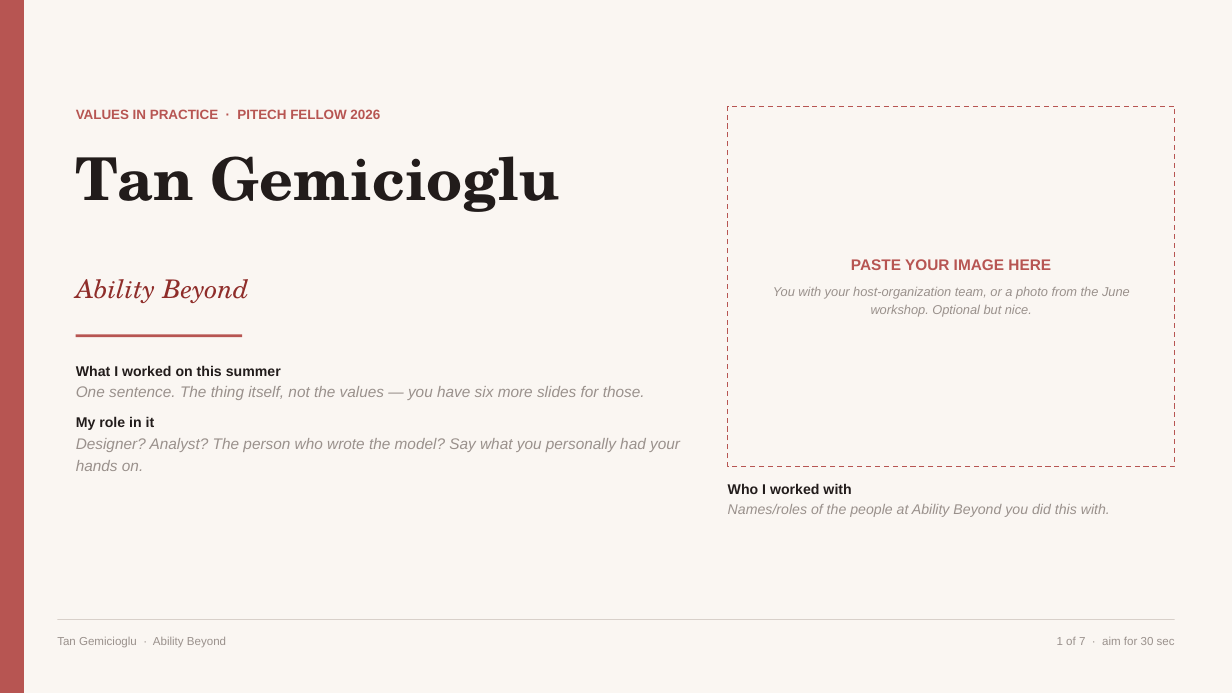
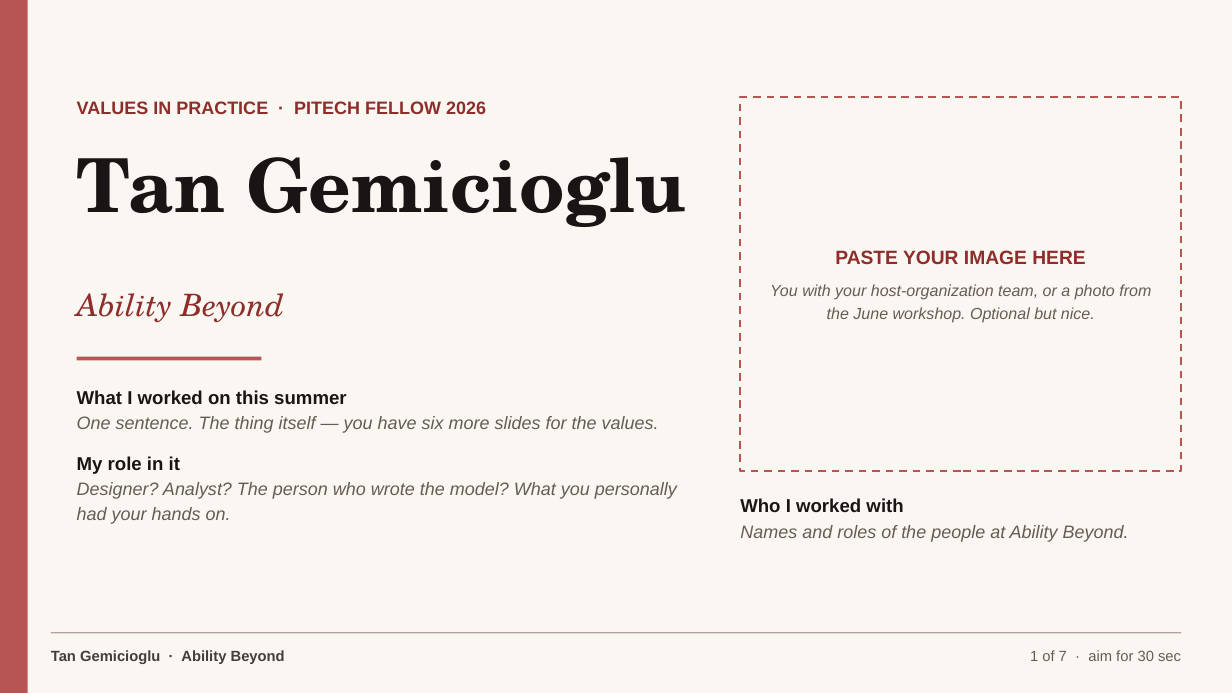
Before and after one commit to PiTechEthics/pitechethics.github.io, a slide deck: slide 55 of output/pptx/2026-VAP-Fellow-Final-Presentation-Template.pptx. Drawn at 1232x693 pixels with LibreOffice and Linux fonts; fonts in the diff are those of the drawing. Boxes give left, top, right and bottom in pixels: in the first picture for what was removed or moved away, otherwise in the second. Text is boxed around its words. In the diff, an @@ line names an element or a change of style, - is before the commit and + after.

```diff
--- a/output/pptx/2026-VAP-Fellow-Final-Presentation-Template.pptx
+++ b/output/pptx/2026-VAP-Fellow-Final-Presentation-Template.pptx
@@ rectangle: place and size @@
-rectangle at [0, 0, 24, 693]
+rectangle at [0, 0, 28, 693]
@@ text "VALUES IN PRACTICE · PITECH ...": place and size @@
-text "VALUES IN PRACTICE · PITECH ..." at [76, 109, 380, 119]
+text "VALUES IN PRACTICE · PITECH ..." at [77, 101, 486, 114]
@@ text "VALUES IN PRACTICE · PITECH ..." at [77, 101, 486, 114]: size 10.5 to 14 pt, text colour #B75552 to #8F2D2A @@
@@ rectangle: place and size @@
-rectangle at [728, 106, 1176, 467]
+rectangle at [740, 97, 1181, 471]
@@ rectangle at [740, 97, 1181, 471]: outline #B75552 1 pt dashed to #B75552 1.5 pt dashed @@
@@ text "Tan Gemicioglu" at [77, 157, 687, 227]: size 46 to 58 pt, text colour #221C1B to #1A1514 @@
@@ text "PASTE YOUR IMAGE HERE": place and size @@
-text "PASTE YOUR IMAGE HERE" at [773, 259, 1130, 317]
+text "PASTE YOUR IMAGE HERE" at [770, 250, 1151, 323]
@@ text "PASTE YOUR IMAGE HERE" at [770, 250, 1151, 323]: size 12 to 15 pt, text colour #B75552 to #8F2D2A in "PASTE YOUR IMAGE HERE"; size 10 to 12.5 pt, text colour #9A918C to #665C57 in "You with your host-organization team, or a ..."; more space between paragraphs @@
@@ text "Ability Beyond": place and size @@
-text "Ability Beyond" at [76, 279, 249, 303]
+text "Ability Beyond" at [77, 293, 284, 322]
@@ text "Ability Beyond" at [77, 293, 284, 322]: size 20 to 24 pt @@
@@ rectangle: place and size @@
-rectangle at [76, 335, 242, 337]
+rectangle at [77, 357, 262, 360]
@@ text "What I worked on this ...": place and size @@
-text "What I worked on this ..." at [76, 365, 680, 471]
+text "What I worked on this ..." at [77, 390, 677, 524]
@@ text at [77, 416, 659, 433]: text changed; size 12 to 14 pt; text colour #9A918C to #665C57 @@
-One sentence. The thing itself, not the values — you have six more slides for those.
+One sentence. The thing itself — you have six more slides for the values.
@@ text at [77, 390, 346, 474]: size 11 to 14.5 pt, text colour #221C1B to #1A1514 in "What I worked on this summer", "My role in it" @@
@@ text at [77, 482, 677, 524]: text changed; size 12 to 14 pt; text colour #9A918C to #665C57 @@
-Designer? Analyst? The person who wrote the model? Say what you personally had your hands on.
+Designer? Analyst? The person who wrote the model? What you personally had your hands on.
@@ text at [740, 498, 903, 512]: size 11 to 14.5 pt, text colour #221C1B to #1A1514 in "Who I worked with" @@
@@ text "Who I worked with": place and size @@
-text "Who I worked with" at [728, 483, 1110, 517]
+text "Who I worked with" at [740, 498, 1129, 542]
@@ text at [740, 525, 1129, 542]: text changed; size 11 to 14 pt; text colour #9A918C to #665C57 @@
-Names/roles of the people at Ability Beyond you did this with.
+Names and roles of the people at Ability Beyond.
@@ text "Tan Gemicioglu · Ability Beyond": place and size @@
-text "Tan Gemicioglu · Ability Beyond" at [57, 637, 226, 647]
+text "Tan Gemicioglu · Ability Beyond" at [51, 650, 285, 664]
@@ text "Tan Gemicioglu · Ability Beyond" at [51, 650, 285, 664]: size 9 to 11.5 pt, text colour #9A918C to #453D3A, bold on @@
@@ rectangle: place and size @@
-rectangle at [57, 619, 1175, 620]
+rectangle at [51, 632, 1181, 633]
@@ rectangle at [51, 632, 1181, 633]: fill #D8D0CA to #B0A49C @@
@@ text "1 of 7 · aim ...": place and size @@
-text "1 of 7 · aim ..." at [1057, 637, 1175, 645]
+text "1 of 7 · aim ..." at [1030, 650, 1181, 661]
@@ text "1 of 7 · aim ..." at [1030, 650, 1181, 661]: size 9 to 11.5 pt, text colour #9A918C to #665C57 @@
```
Also in this commit, not shown: 74 other slides changed, 1 other file.
